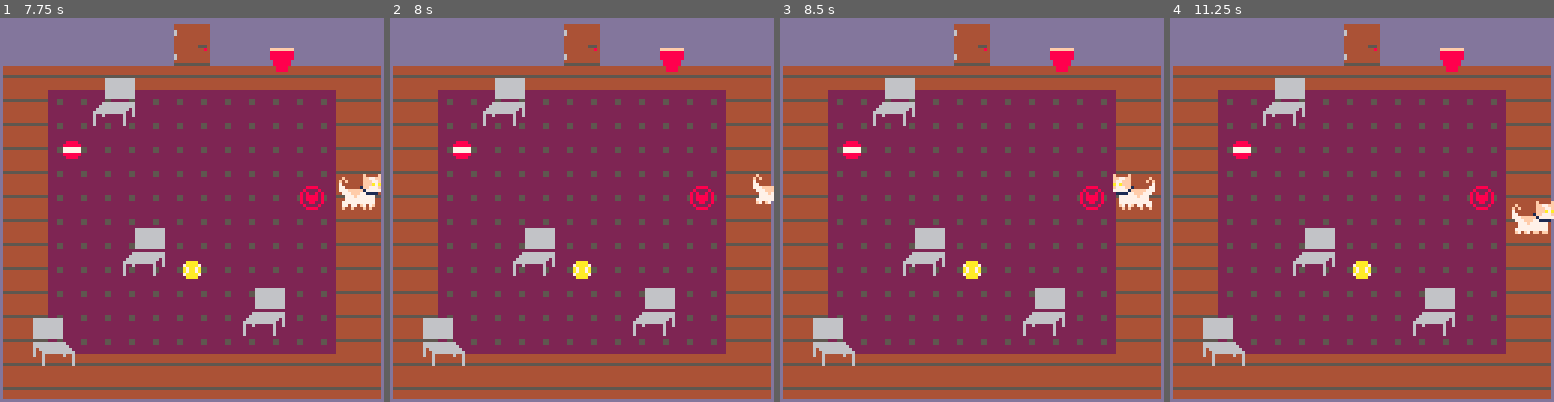
Above: before the commit, frames 1-4 (left to right).
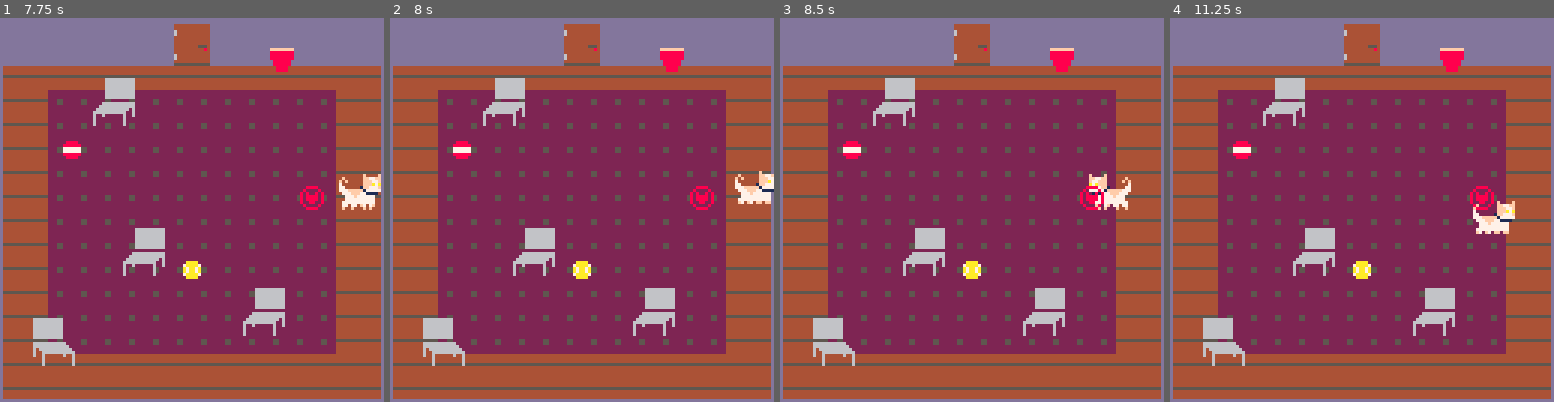
Above: after the commit, the same moments.

Repository: Mpgrime/GameDesign
Game: PICO-8 cartridge catgame.p8
The game is run twice, just before and just after one commit, with the same random seed, the same clock (stepped at 60 frames per second) and the same inputs.
Inputs:
- Up to frame 1 (7.75 s): hold Right 1.6-2.1 s; hold Up 2.15-2.42 s; hold Right 2.47-3.03 s; hold Left 3.08-3.58 s; hold Down 3.63-3.97 s; hold Right 4.02-4.68 s; hold Up 4.73-5.03 s; hold Left 5.08-5.68 s; hold Down 5.73-6.03 s; hold Right 6.08-6.58 s; hold Right 6.63-7.13 s; hold Up 7.18-7.45 s; hold Right from 7.5 s (still down)
- Up to frame 2 (8 s): keep holding Right
- Up to frame 3 (8.5 s): release Right at 8.07 s; hold Left from 8.12 s (still down)
- Up to frame 4 (11.25 s): release Left at 8.62 s; hold Down 8.67-9 s; hold Right 9.05-9.72 s; hold Up 9.77-10.07 s; hold Left 10.12-10.72 s; hold Down 10.77-11.07 s; hold Right from 11.12 s (still down)

Frame 1 is identical in both runs. In frame 2, 0.5% of the frame differs, in the area x 89-100%, y 39-49%; in frame 3, 0.9%; in frame 4, 1.2%, in the area x 78-100%, y 47-57%.

Commit message:
Changed door to a sprite, made it open when puzzle is completed. Also changed screens when cat goes through door, effectively ending our preview.
Made edges of map inaccessible to player.

Diff:
--- a/catgame.p8
+++ b/catgame.p8
@@ -36,6 +36,16 @@
 	x=90,y=10,w=8,h=8,
  	size=1,frame=38,flipped=false --flip=true if reflected
  }
+ --door class / table
+ door = {
+	x = {56, 56, 64, 64}, y = {8, 0, 8, 0}, --door locations
+	frame = {89,73,90,74},
+	w = 8, h = 8
+ }
+	--is the puzzle solved
+	puzSolve = false
+	--showEnd
+	showEnd = false
 end
 
 function _update()
@@ -47,17 +57,26 @@
  else
  	frame=1
  end
-
+ for i=1,4 do
+ 	if collision(cat.x,cat.y,cat.w,cat.h, door.x[i],door.y[i],door.w,door.h) then
+		showEnd = true
+	end
+end
  player_ctrl()
  signswitch()
 end
 
 function _draw()
+	if showEnd then
+		cls()
+		print("you win")
+	else
 	--clears screen w/ light blue for sky
- cls(12)
- map(0,0,0,0,16,16) --draws map
- player_draw()
- props_draw()
+ 	cls(12)
+ 	map(0,0,0,0,16,16) --draws map
+ 	player_draw()
+ 	props_draw()
+	end
 end
 
 -->8
@@ -73,6 +92,10 @@
  		chair.bx[i],chair.by[i],chair.w,chair.h) then
  			canmove=false
  		end
+		--if col w/ mapedge, can't move:
+		if cat.y-1 < 3 then
+			canmove = false
+		end
  		--if col w/ ball, ball moves:
  		if i<3 and collision(cat.x,cat.y-1,cat.w,cat.h,
  		ball.x[i],ball.y[i],ball.w,ball.h) then
@@ -101,6 +124,10 @@
  		chair.bx[i],chair.by[i],chair.bw,chair.bh) then
  			canmove=false
  		end
+		--if col w/ mapedge, can't move:
+		if cat.y + 1 > 115 then
+			canmove = false
+		end
  		--if col w/ ball, ball moves:
  		if i<3 and collision(cat.x,cat.y+1,cat.w,cat.h,
  		ball.x[i],ball.y[i],ball.w,ball.h) then
@@ -126,6 +153,10 @@
  		chair.bx[i],chair.by[i],chair.bw,chair.bh) then
  			canmove=false
  		end
+		-- if col w/ mapedge, can't move:
+		if cat.x - 1 < 0 then
+			canmove = false
+		end
  		--if col w/ ball, ball moves:
  		if i<3 and collision(cat.x-1,cat.y,cat.w,cat.h,
  		ball.x[i],ball.y[i],ball.w,ball.h) then
@@ -154,6 +185,10 @@
  		chair.bx[i],chair.by[i],chair.bw,chair.bh) then
  			canmove=false
  		end
+		--if col w/map edge, can't move:
+		if cat.x + 1 == 115 then
+			canmove = false
+		end
  		--if col w/ ball, ball moves:
  		if i<3 and collision(cat.x+1,cat.y,cat.w,cat.h,
  		ball.x[i],ball.y[i],ball.w,ball.h) then
@@ -183,12 +218,18 @@
 	if collision(ball.x[2],ball.y[2],ball.w,ball.h,
 	msign.x,msign.y,msign.w,msign.h) then
 		msign.frame=125
+		puzSolve = true
+		door.frame = {91,75,92,76}
+	else
+		puzSolve = false
+		msign.frame = 124
+		door.frame = {89,73,90,74}
 	end
 end
 
 --returns true if 2 objs collided
 function collision(
-	x1,y1,w1,h1, --position,width obj1
+	x1,y1,w1,h1,
 	x2,y2,w2,h2) --pos, width obj2
 
 	local hit=false
@@ -244,7 +285,12 @@
  		spr(39,82,10,1,1)
  	end
  end
-
+ --door
+ spr(door.frame[1],door.x[1],door.y[1])
+ spr(door.frame[2],door.x[2],door.y[2])
+ spr(door.frame[3],door.x[3],door.y[3])
+ spr(door.frame[4],door.x[4],door.y[4])
+ --magic sign
  spr(msign.frame,msign.x,msign.y,msign.size,msign.size)
 end
 __gfx__
@@ -280,22 +326,22 @@
 00000000000000000000000000000000000000000000000078888888000000004444444444444440060000000006000008888880000000000000000000000000
 00000000000000000000000000000000000000000000000078888800000000004444444444444440060000000006000000888800000000000000000000000000
 00000000000000000000000000000000000000000000000078880000000000000000000000000000060000000006000000000000000000000000000000000000
-d4444444d44444444444444d44444444444444444444444d22222222dddddddddddddddddddddddddddddddd0000000000000000000000000000000000000000
-d4444444d44444444444444d44444444444444444444444d22222222dddddddddddddddddddddddddddddddd0000000000000000000000000000000000000000
-d4444444d44444444444444d44444444444444444444444d22222222dddddddddddddddddd444444444444dd0000000000000000000000000000000000000000
-d5555555d55555555555555d55555555555555555555555d22255222dddddddddddddddddd444444444444dd0000000000000000000000000000000000000000
-d4444444d44444444444444d44444444444444444444444d22255222dddddddddddddddddd644444444444dd0000000000000000000000000000000000000000
-d4444444d44444444444444d44444444444444444444444d22222222dddddddddddddddddd644444444444dd0000000000000000000000000000000000000000
-d4444444d44444444444444d44444444444444444444444d22222222dddddddddddddddddd444444444444dd0000000000000000000000000000000000000000
-d4444444dddddddddddddddd44444444dddddddd4444444d22222222dddddddddddddddddd444444444444dd0000000000000000000000000000000000000000
-00000000000000000000000000000000000000000000000000000000dddddddddddddddddd444444444444dd0000000000000000000000000000000000000000
-00000000000000000000000000000000000000000000000000000000dddddddddddddddddd444444445554dd0000000000000000000000000000000000000000
-00000000000000000000000000000000000000000000000000000000dddddddddddddddddd444444444484dd0000000000000000000000000000000000000000
-00000000000000000000000000000000000000000000000000000000dddddddddddddddddd444444444444dd0000000000000000000000000000000000000000
-00000000000000000000000000000000000000000000000000000000dddddddddddddddddd644444444444dd0000000000000000000000000000000000000000
-00000000000000000000000000000000000000000000000000000000dddddddddddddddddd644444444444dd0000000000000000000000000000000000000000
-00000000000000000000000000000000000000000000000000000000dddddddddddddddddd444444444444dd0000000000000000000000000000000000000000
-00000000000000000000000000000000000000000000000000000000dddddddddddddddddd555555555555dd0000000000000000000000000000000000000000
+d4444444d44444444444444d44444444444444444444444d22222222dddddddddddddddddddddddddddddddddddddddddddddddd000000000000000000000000
+d4444444d44444444444444d44444444444444444444444d22222222dddddddddddddddddddddddddddddddddddddddddddddddd000000000000000000000000
+d4444444d44444444444444d44444444444444444444444d22222222dddddddddddddddddd444444444444dddd447777777777dd000000000000000000000000
+d5555555d55555555555555d55555555555555555555555d22255222dddddddddddddddddd444444444444dddd447777777777dd000000000000000000000000
+d4444444d44444444444444d44444444444444444444444d22255222dddddddddddddddddd644444444444dddd647777777777dd000000000000000000000000
+d4444444d44444444444444d44444444444444444444444d22222222dddddddddddddddddd644444444444dddd647777777777dd000000000000000000000000
+d4444444d44444444444444d44444444444444444444444d22222222dddddddddddddddddd444444444444dddd447777777777dd000000000000000000000000
+d4444444dddddddddddddddd44444444dddddddd4444444d22222222dddddddddddddddddd444444444444dddd447777777777dd000000000000000000000000
+00000000000000000000000000000000000000000000000000000000dddddddddddddddddd444444444444dddd447777777777dd000000000000000000000000
+00000000000000000000000000000000000000000000000000000000dddddddddddddddddd444444445554dddd447777777777dd000000000000000000000000
+00000000000000000000000000000000000000000000000000000000dddddddddddddddddd444444444484dddd447777777777dd000000000000000000000000
+00000000000000000000000000000000000000000000000000000000dddddddddddddddddd444444444444dddd447777777777dd000000000000000000000000
+00000000000000000000000000000000000000000000000000000000dddddddddddddddddd644444444444dddd647777777777dd000000000000000000000000
+00000000000000000000000000000000000000000000000000000000dddddddddddddddddd644444444444dddd647777777777dd000000000000000000000000
+00000000000000000000000000000000000000000000000000000000dddddddddddddddddd444444444444dddd447777777777dd000000000000000000000000
+00000000000000000000000000000000000000000000000000000000dddddddddddddddddd555555555555dddd557777777777dd000000000000000000000000
 00000000000000000000000000000000000000000000000000000000000000000000000000000000000000000000000000000000000000000000000000000000
 00000000000000000000000000000000000000000000000000000000000000000000000000000000000000000000000000000000000000000000000000000000
 00000000000000000000000000000000000000000000000000000000000000000000000000000000000000000000000000000000000000000000000000000000
@@ -443,8 +489,8 @@
 
 
 __map__
-47484748474847494a4847484748474800000000000000000000000000000000000000000000000000000000000000000000000000000000000000000000000000000000000000000000000000000000000000000000000000000000000000000000000000000000000000000000000000000000000000000000000000000000
-57585758575857595a5857585758575800000000000000000000000000000000000000000000000000000000000000000000000000000000000000000000000000000000000000000000000000000000000000000000000000000000000000000000000000000000000000000000000000000000000000000000000000000000
+474847484748474b4c4847484748474800000000000000000000000000000000000000000000000000000000000000000000000000000000000000000000000000000000000000000000000000000000000000000000000000000000000000000000000000000000000000000000000000000000000000000000000000000000
+575857585758575b5c5857585758575800000000000000000000000000000000000000000000000000000000000000000000000000000000000000000000000000000000000000000000000000000000000000000000000000000000000000000000000000000000000000000000000000000000000000000000000000000000
 4043434343434343434343434343434500000000000000000000000000000000000000000000000000000000000000000000000000000000000000000000000000000000000000000000000000000000000000000000000000000000000000000000000000000000000000000000000000000000000000000000000000000000
 4043464646464646464646464646434500000000000000000000000000000000000000000000000000000000000000000000000000000000000000000000000000000000000000000000000000000000000000000000000000000000000000000000000000000000000000000000000000000000000000000000000000000000
 4043464646464646464646464646434500000000000000000000000000000000000000000000000000000000000000000000000000000000000000000000000000000000000000000000000000000000000000000000000000000000000000000000000000000000000000000000000000000000000000000000000000000000
